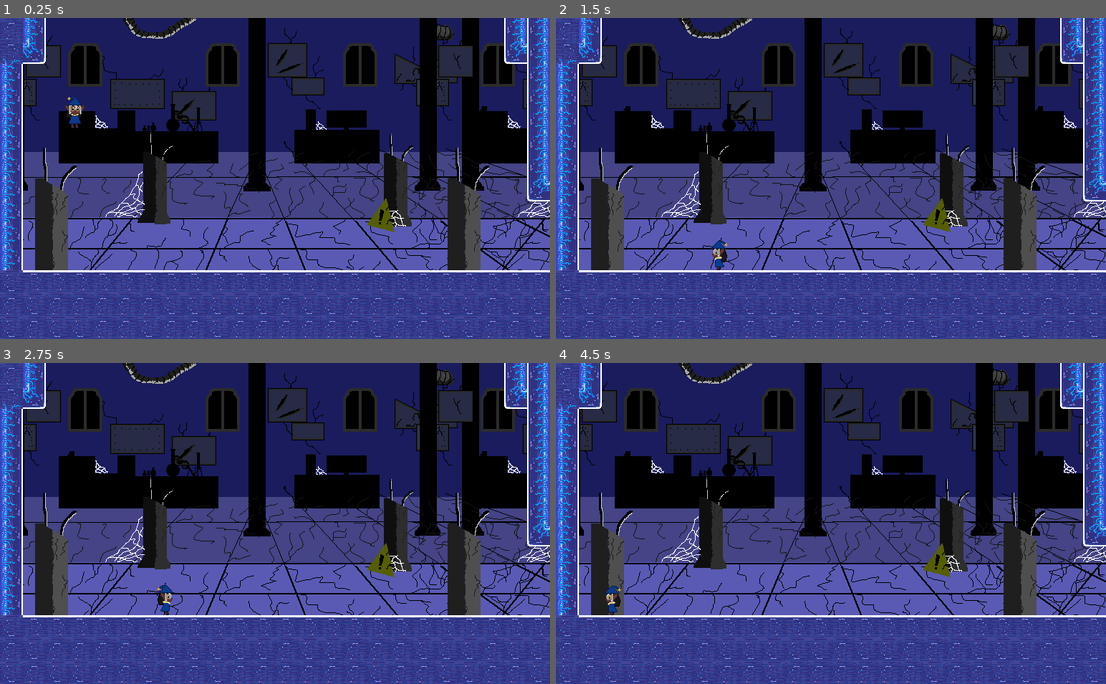
Above: before the commit, frames 1-4 (two rows, left to right).
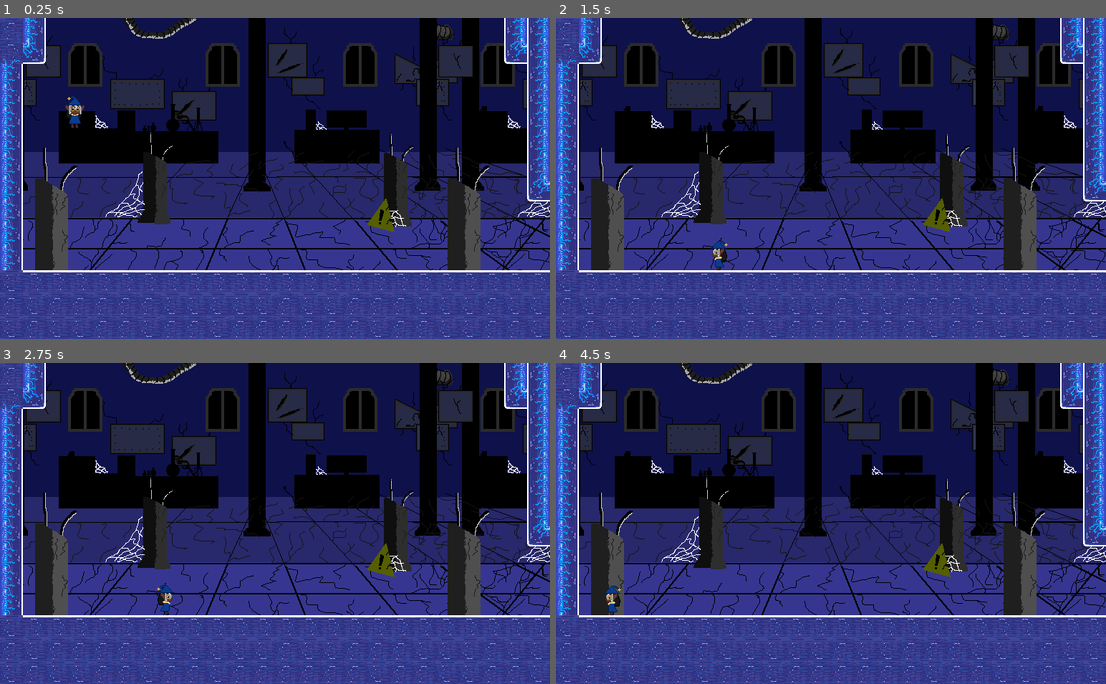
Above: after the commit, the same moments.

Repository: Eduardo-Pyment/Alquimista_dos_Sonhos-A_ultima_semente
Game: Godot game, scene res://Fases/fase_1.tscn
Same seed, same stepped clock (60 frames per second), same inputs: the game is played once before the commit and once after it. This scene is started directly instead of the project's main scene.
Inputs:
- Up to frame 1 (0.25 s): no input
- Up to frame 2 (1.5 s): tap Enter (ui_accept) at 0.5, 0.77 s; hold Right (ui_right) 0.53-1.28 s; hold Left (ui_left) from 1.28 s (still down)
- Up to frame 3 (2.75 s): tap Enter (ui_accept) at 1.52 s; release Left (ui_left) at 2.03 s; hold Right (ui_right) from 2.03 s (still down)
- Up to frame 4 (4.5 s): release Right (ui_right) at 2.78 s; hold Up (ui_up) 2.78-3.53 s; tap Enter (ui_accept) at 3.02, 3.77 s; hold Left (ui_left) from 3.53 s (still down)

The runs differ from the first frame. In frame 1, 24% of the frame differs, in the area x 4-100%, y 41-79%; in frame 2, 23%; in frame 3, 23%; in frame 4, 24%.

Commit message:
Ajute no contraste do background

Diff:
--- a/Fases/fase_1.tscn
+++ b/Fases/fase_1.tscn
@@ -1114,7 +1114,7 @@
 motion_mirroring = Vector2(576, 0)
 
 [node name="Sprite2D" type="Sprite2D" parent="BackgroundLayer/ParallaxBackground/ParallaxLayer"]
-modulate = Color(0.5, 0.5, 1, 1)
+modulate = Color(0.3, 0.3, 0.8, 1)
 texture_filter = 2
 texture_repeat = 3
 texture = ExtResource("2_adiqc")
